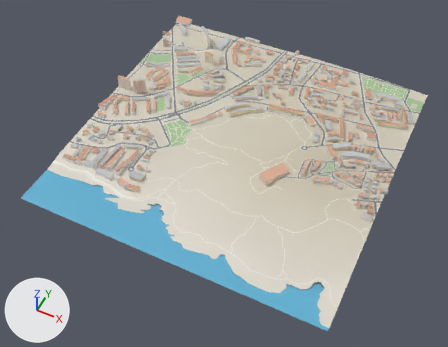
Before and after pictures for a commit that changed the glTF model public/world/tiles/5_-2.glb.
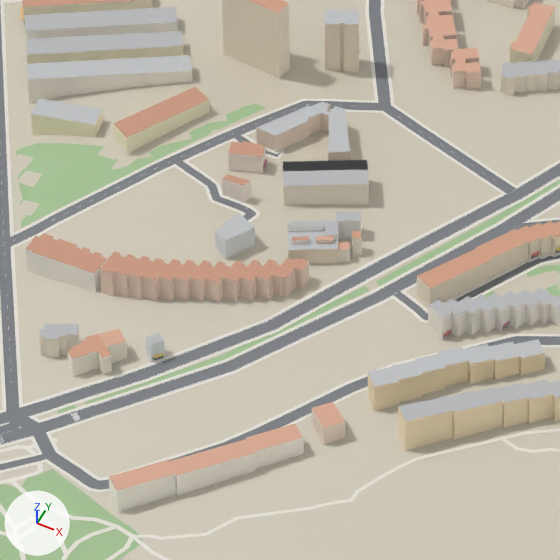
Each version is shown whole from a camera (50 mm lens) standing at (6103.0, 192.0, 1473.0) and looking at (5498.0, 1403.0, -41.0), then close up on the part from 39% to 56% of the width and 16% to 38% of the height. The lights are fixed; the arrows at lower left show +X, +Y and +Z. The older version's two pictures come first. Vertices at exactly the same position are counted once.

The first close-up shows 'Ground', 'Park', 'Road', 'Roofs', 'Sidewalk', 'Walls' and 3 more.
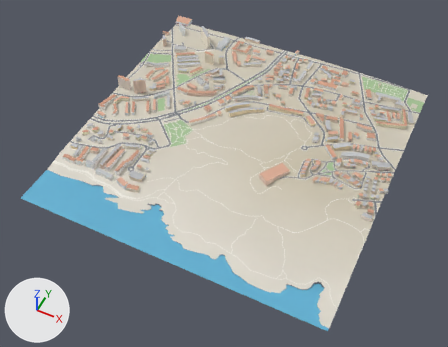
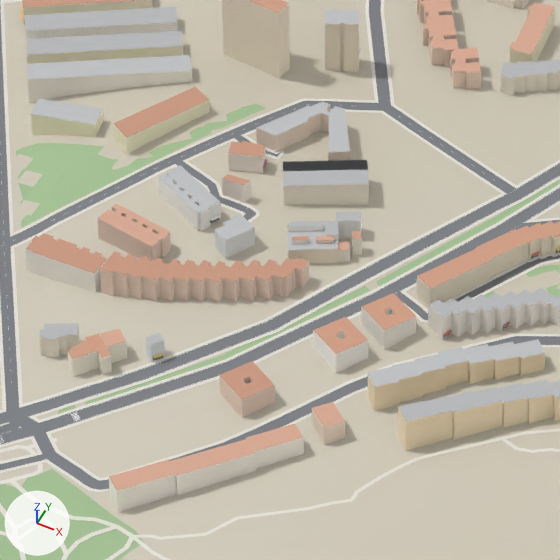
Where the change shows, as pixel boxes (x1, y1, x2, y2) in the close-ups (560 x 560 px):
part 1 of me_walls, added
    after: (158, 172, 221, 231)
part 2 of me_walls, added (beige)
    after: (97, 207, 171, 261)
part 3 of me_walls, added
    after: (219, 307, 416, 418)
part 4 of me_roofs, added
    after: (158, 165, 220, 213)
part 5 of me_roofs, added (beige)
    after: (98, 204, 170, 246)
part 6 of me_roofs, added (beige)
    after: (220, 293, 416, 399)

Patch to the scene script:
```diff
--- a/public/world/tiles/5_-2.glb.py
+++ b/public/world/tiles/5_-2.glb.py
@@ me_walls @@
 # used by ob_walls; location = (0.0, 0.0, 0.0)
-me_walls.from_pydata(...)  # 7676 vertices, 7730 faces; spans x 4987.0..6006.0, y 1167.0..2016.0, z 5.0..87.0
+me_walls.from_pydata(...)  # 7836 vertices, 7890 faces; spans x 4987.0..6006.0, y 1167.0..2016.0, z 5.0..87.0
+# me_walls part 1: a new loose piece of 24 vertices spanning x 5243.0..5280.0, y 1670.0..1699.0, z 40.0..52.0, in mat_defaultmaterial_008
+# me_walls part 2: a new loose piece of 24 vertices spanning x 5230.0..5267.0, y 1641.0..1662.0, z 36.0..49.0, in mat_defaultmaterial_008
+# me_walls part 3: 24 vertices added at x 5334.0..5402.0, y 1567.0..1664.0, z 32.0..48.0
+# other edits to the shape of me_walls do not show in these pictures
 me_walls.materials.append(mat_defaultmaterial_008)
@@ me_roofs @@
 # used by ob_roofs; location = (0.0, 0.0, 0.0)
-me_roofs.from_pydata(...)  # 3864 vertices, 3198 faces; spans x 4987.0..6006.0, y 1167.0..2016.0, z 20.0..87.0
+me_roofs.from_pydata(...)  # 3944 vertices, 3290 faces; spans x 4987.0..6006.0, y 1167.0..2016.0, z 20.0..87.0
+# me_roofs part 4: a new loose piece of 28 vertices spanning x 5243.0..5280.0, y 1670.0..1699.0, z 52.0, in mat_defaultmaterial_010
+# me_roofs part 5: a new loose piece of 28 vertices spanning x 5230.0..5267.0, y 1641.0..1662.0, z 49.0, in mat_defaultmaterial_010
+# me_roofs part 6
+# 24 vertices are added at x 5334.0..5402.0, y 1567.0..1664.0, z 44.0..48.0
+# 24 new faces join them
 me_roofs.materials.append(mat_defaultmaterial_010)
```
